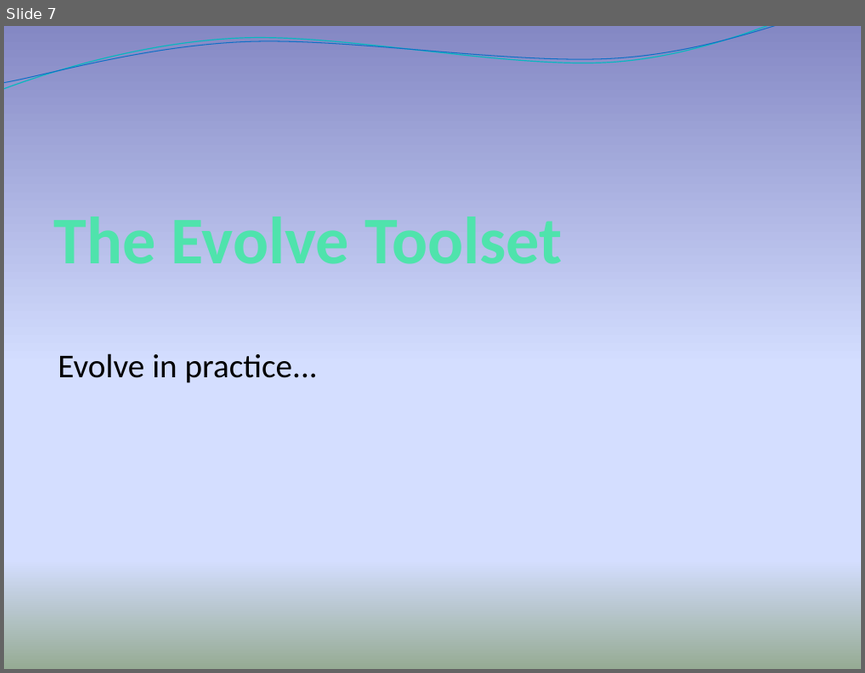
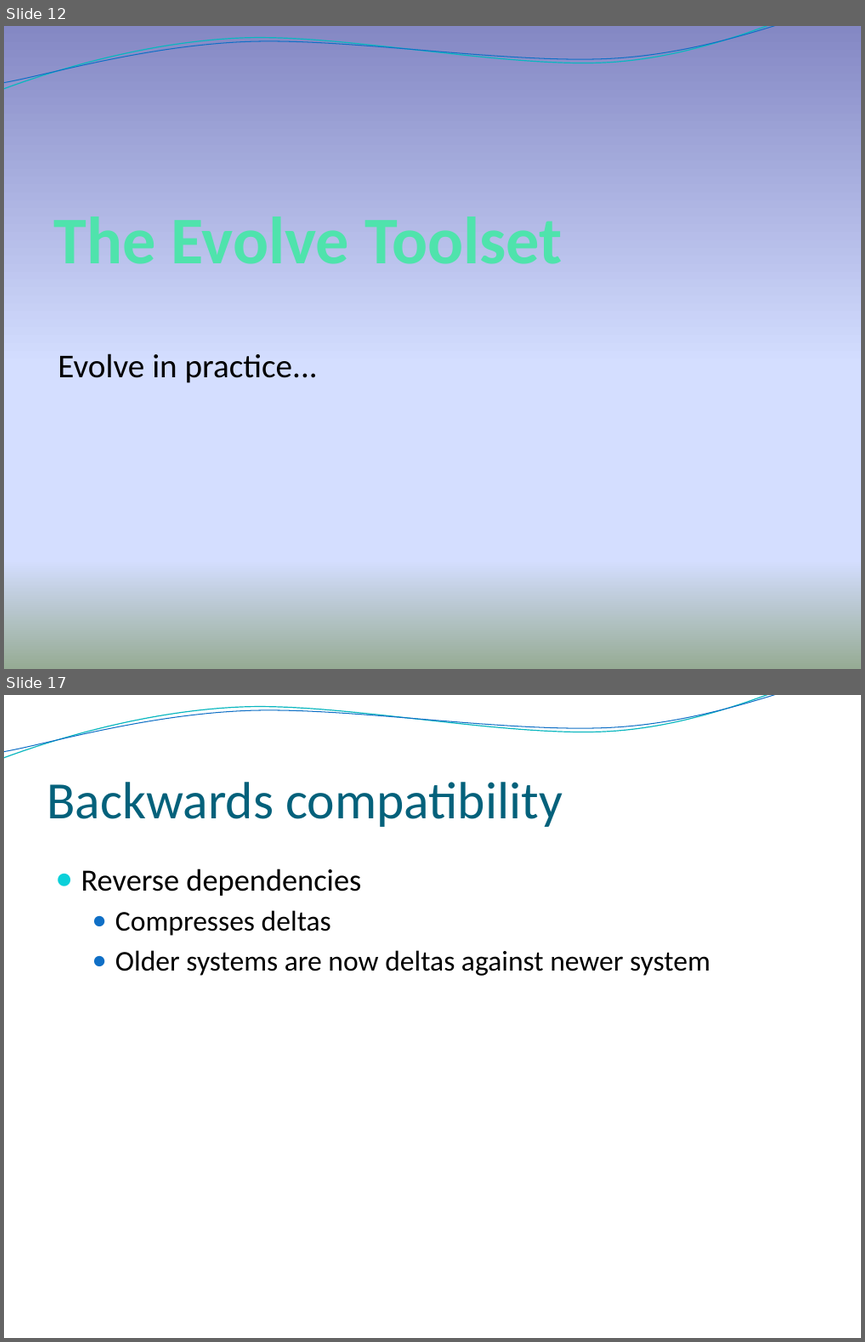
Before and after one commit to Intrinsarc/intrinsarc-evolve, a slide deck: Academic Work/presentations/prague/Evolve - Advanced.pptx. Shown one above the other, each under a label of ours: slide 7 before the commit, slides 12 and 17 after it; the slides between them are not shown. The pictures are 865x673 and 865x1342 pixels, drawn with LibreOffice and Linux fonts; fonts in the diff are those of the drawing; background and template pictures are left out. Boxes give left, top, right and bottom in pixels: in the first picture for what was removed or moved away, otherwise in the second. Text is boxed around its words. In the diff, an @@ line names an element or a change of style, - is before the commit and + after.

```diff
--- a/Academic Work/presentations/prague/Evolve - Advanced.pptx
+++ b/Academic Work/presentations/prague/Evolve - Advanced.pptx
@@ slide 17 added at bbox=[4, 695, 861, 1338], background picture (left out); not listed: 2 template elements that a slide beside it also shows @@
@@ title added at bbox=[46, 782, 562, 827], 44 pt, text #04617B @@
+Backwards compatibility
@@ text added at bbox=[81, 868, 710, 975], 24 pt, text #000000 @@
+● Reverse dependencies
+  ● Compresses deltas
+  ● Older systems are now deltas against newer system
@@ what was slide 7 is now slide 12 @@
```
Also in this commit, not shown: 3 slides changed, 11 other slides added, 2 slides removed, 12 other files.
